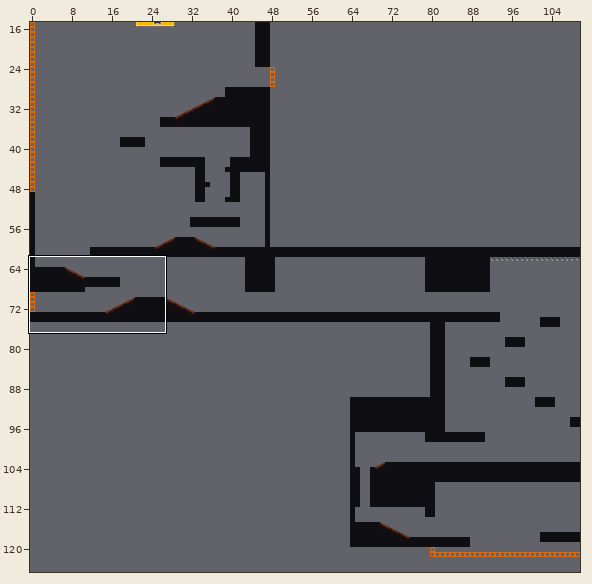
Two versions of a level (Tiled map, maps/firepits.tmx). Above: a wide view before the commit, with the close-up outlined.
Close-up. Old version:
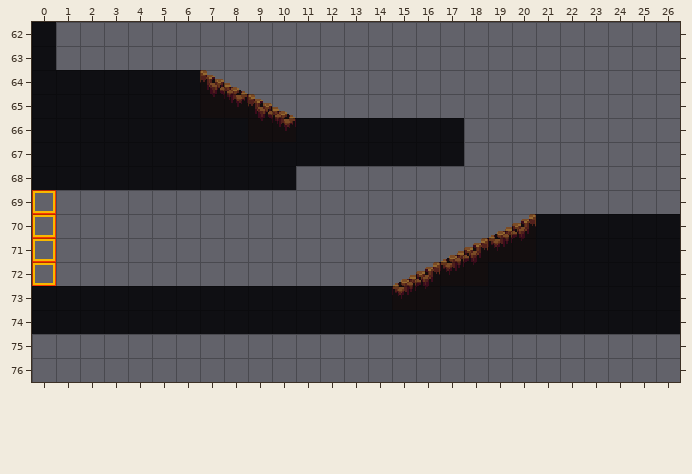
Cells are 16x16 px. Shown: x 0..26, y 62..76. The commit also changed other parts of the map, which this record leaves out.
Now the later version:
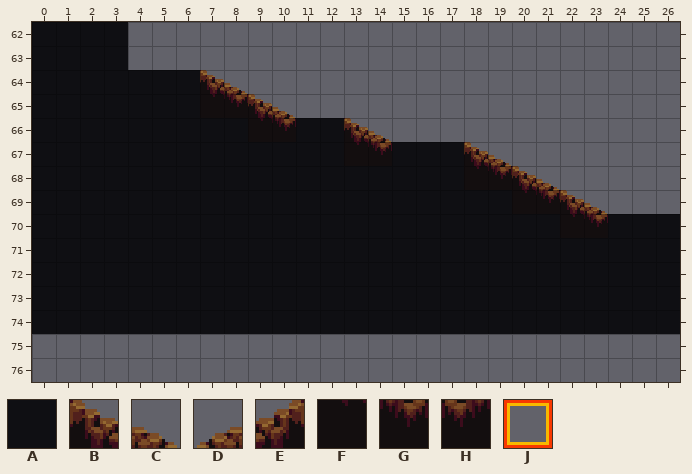
Key: from "firepits": A 0, B 8, C 9, D 12, E 13, F 40, G 41, H 44, J 1022.
_ is an empty cell, . an unchanged one.
Difference:
--- layer "front"
@@ x 1..3 @@
-62 ___
-63 ___
+62 AAA
+63 AAA
@@ x 0..23 @@
-66 .............AAAAA......
-67 ..............A...__....
-68 ...........___________..
-69 J_______________________
-70 J__________________DE..A
-71 J________________DEH....
-72 J______________DEH......
-73 ...............H........
+66 .............BC___......
+67 ..............G...BC....
+68 ...........AAAAAAAFGBC..
+69 AAAAAAAAAAAAAAAAAAAAFGBC
+70 AAAAAAAAAAAAAAAAAAAAA..G
+71 AAAAAAAAAAAAAAAAAAAA....
+72 AAAAAAAAAAAAAAAAAA......
+73 ...............A........
